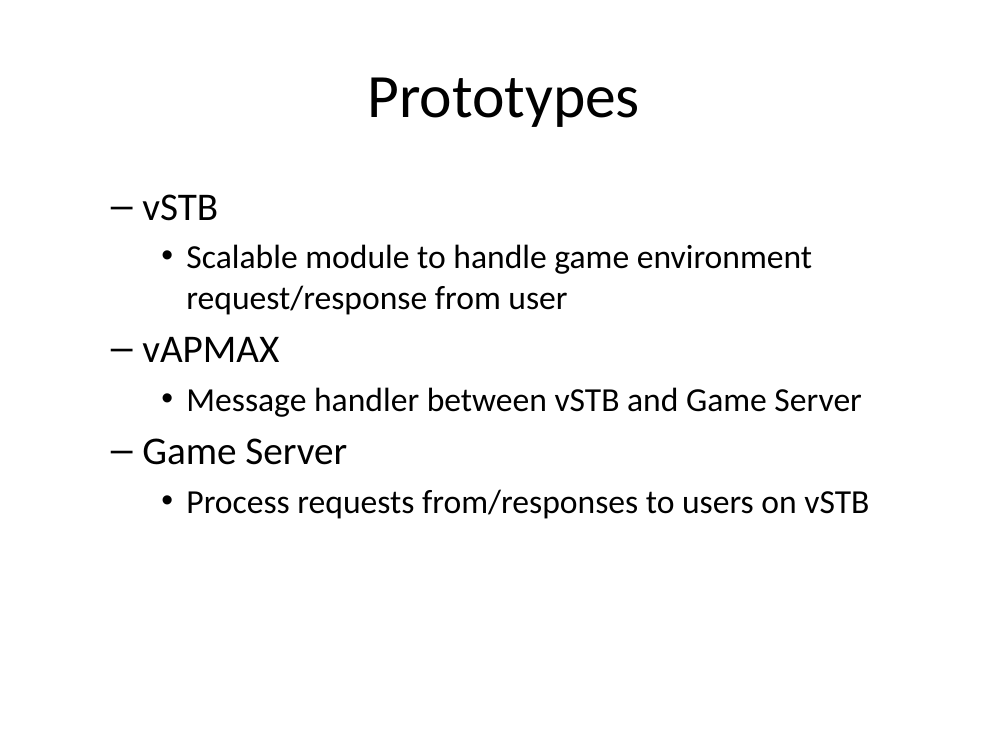
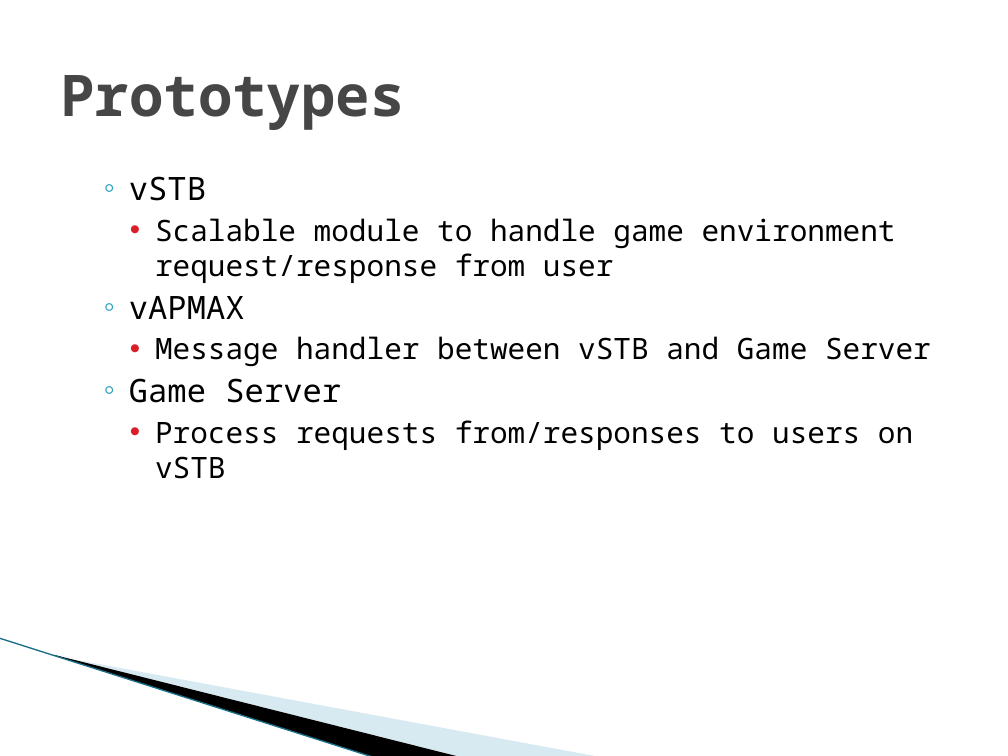
Before and after one commit to SDSMT-CSC/STBMF, a slide deck: slide 6 of docs/srDesign_ClientPresentation2.pptx. Drawn at 1008x756 pixels with LibreOffice and Linux fonts; fonts in the diff are those of the drawing; background and template pictures are left out. Boxes give left, top, right and bottom in pixels: in the first picture for what was removed or moved away, otherwise in the second. Text is boxed around its words. In the diff, an @@ line names an element or a change of style, - is before the commit and + after.

Commit message:
Updated slides to final format

```diff
--- a/docs/srDesign_ClientPresentation2.pptx
+++ b/docs/srDesign_ClientPresentation2.pptx
@@ title "Prototypes" at [60, 75, 404, 130]: size 44 to 41 pt, font Calibri to Noto Sans Mono, text colour #000000 to #464646, bold on; alignment centre to left @@
@@ text "vSTB": place and size @@
-text "vSTB" at [142, 194, 869, 519]
+text "vSTB" at [129, 176, 931, 479]
@@ text "vSTB" at [129, 176, 931, 479]: size 28 to 23 pt in "vSTB", "vAPMAX", "Game Server"; font Calibri to Noto Sans Mono; size 24 to 21 pt in "Scalable module to handle game environment request/response ...", "Message handler between vSTB and Game Server", "Process requests from/responses to users on vSTB"; bullet – to ◦; less space between paragraphs; indent changed @@
@@ line added from (0, 638) to (374, 756), #97C5D8 0.95 pt @@
@@ freeform shape added at [53, 654, 461, 756], fill #000000 @@
@@ freeform shape added at [55, 655, 600, 756], fill #A0CBDC at 40% opacity @@
```
Also in this commit, not shown: 14 other slides changed, 5 slides added, 1 slide removed.
